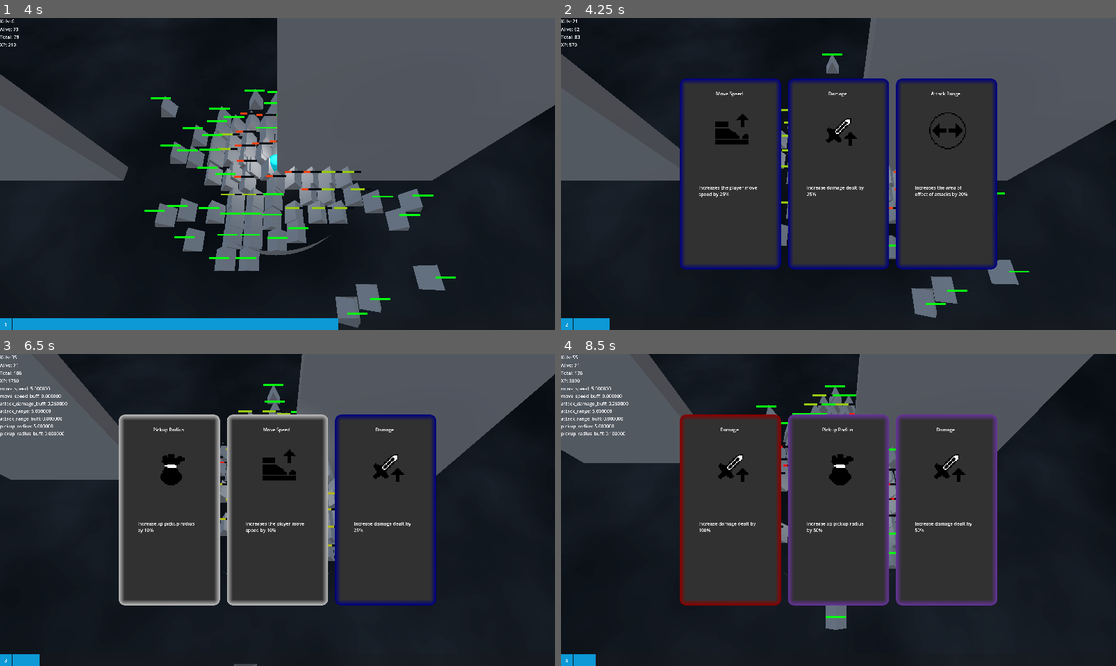
Above: before the commit, frames 1-4 (two rows, left to right).
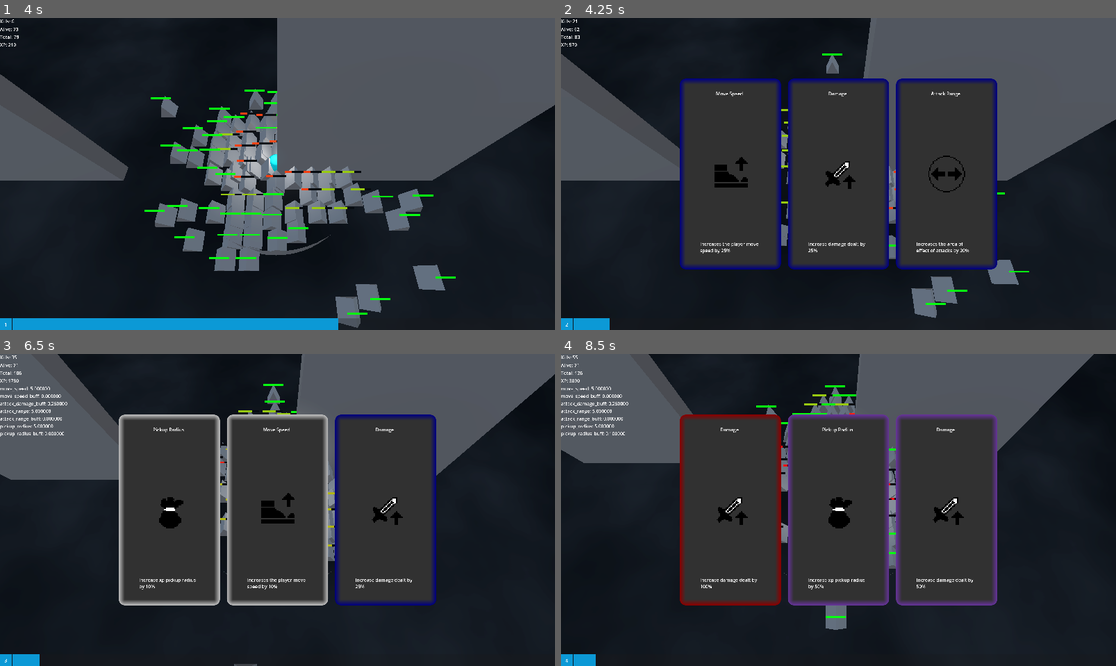
Above: after the commit, the same moments.

Repository: partkyle/GodotProjects
Game: Godot game, scene res://main.tscn
Two runs of this game, one before a commit and one after it. Both use one fixed random seed, a clock stepped at 60 frames per second and the inputs below. The engine's default icon, where the game draws it, is replaced by a stand-in: a white triangle on a blue panel in a dark square.
Inputs (mouse positions are in pixels of both pictures, inside the frame that each line leads up to):
- Up to frame 1 (4 s): tap Enter (ui_accept) at 0.5, 0.77, 3.77 s; move the mouse to (399, 158) at 0.52 s; hold D (move_right) 0.53-1.25 s; hold F 0.53-1.25 s; click (399, 158) at 0.67 s; drag from (166, 189) to (249, 236) at 1.27 s; move the mouse to (333, 105) at 2.02 s; hold D (move_right) 2.03-2.75 s; hold F 2.03-2.75 s; drag from (249, 236) to (111, 127) at 2.77 s; move the mouse to (444, 220) at 3.52 s; hold A (move_left) from 3.53 s (still down); hold F from 3.53 s (still down)
- Up to frame 2 (4.25 s): keep holding A (move_left); keep holding F
- Up to frame 3 (6.5 s): release A (move_left) at 4.25 s; release F at 4.25 s; drag from (111, 463) to (194, 432) at 4.27 s; tap Enter (ui_accept) at 5 s; move the mouse to (305, 510) at 5.02 s; hold S (move_down) 5.03-5.75 s; hold F 5.03-5.75 s; click (305, 510) at 5.17 s; drag from (194, 432) to (166, 525) at 5.77 s
- Up to frame 4 (8.5 s): move the mouse to (960, 494) at 6.52 s; hold W (move_up) 6.53-7.25 s; hold F 6.53-7.25 s; tap Enter (ui_accept) at 6.77, 7.25 s; drag from (727, 525) to (810, 572) at 7.27 s; move the mouse to (894, 441) at 8.02 s; hold S (move_down) from 8.03 s (still down); hold F from 8.03 s (still down)

Frame 1 is identical in both runs. In frame 2, 1.8% of the frame differs, in the area x 24-74%, y 30-76%; in frame 3, 2.0%, in the area x 24-75%, y 30-76%; in frame 4, 1.8%.

Commit message:
ui tweaks for selection

Diff:
--- a/RetroSurvivor/choice.tscn
+++ b/RetroSurvivor/choice.tscn
@@ -1,7 +1,8 @@
-[gd_scene load_steps=3 format=3 uid="uid://j74ogr2tqp7c"]
+[gd_scene load_steps=4 format=3 uid="uid://j74ogr2tqp7c"]
 
 [ext_resource type="Script" path="res://choice.gd" id="1_ip62t"]
 [ext_resource type="StyleBox" uid="uid://thggn2q5idvl" path="res://upgrade_select_panel.tres" id="2_7puwa"]
+[ext_resource type="Texture2D" uid="uid://6jy1584gnol" path="res://icon.svg" id="3_pgvwk"]
 
 [node name="Choice" type="MarginContainer"]
 anchors_preset = 15
@@ -21,6 +22,7 @@
 theme_override_styles/panel = ExtResource("2_7puwa")
 
 [node name="Label" type="Label" parent="Panel"]
+z_index = 1
 layout_mode = 1
 anchors_preset = 5
 anchor_left = 0.5
@@ -41,26 +43,27 @@
 anchor_top = 0.5
 anchor_right = 0.5
 anchor_bottom = 0.5
-offset_left = -60.0
-offset_top = -214.0
-offset_right = 68.0
-offset_bottom = -86.0
+offset_left = -64.0
+offset_top = -64.0
+offset_right = 64.0
+offset_bottom = 64.0
 grow_horizontal = 2
 grow_vertical = 2
+texture = ExtResource("3_pgvwk")
 
 [node name="RichTextLabel" type="RichTextLabel" parent="Panel"]
+z_index = 1
 layout_mode = 1
-anchors_preset = 8
+anchors_preset = 7
 anchor_left = 0.5
-anchor_top = 0.5
+anchor_top = 1.0
 anchor_right = 0.5
-anchor_bottom = 0.5
-offset_left = -110.0
-offset_top = 35.0
-offset_right = 101.0
-offset_bottom = 135.0
+anchor_bottom = 1.0
+offset_left = -105.5
+offset_top = -100.0
+offset_right = 105.5
 grow_horizontal = 2
-grow_vertical = 2
+grow_vertical = 0
 size_flags_horizontal = 4
 mouse_filter = 1
 text = "description in here"
--- a/RetroSurvivor/main.tscn
+++ b/RetroSurvivor/main.tscn
@@ -202,7 +202,7 @@
 choices = Array[Resource("res://resources/powerups/powerup.gd")]([ExtResource("10_cv01b"), ExtResource("11_qsksk"), ExtResource("12_vuq3h"), ExtResource("13_ydjt0")])
 
 [node name="PhantomCamera3D" type="Node3D" parent="."]
-transform = Transform3D(1, 0, 0, 0, 0.447214, 0.894427, 0, -0.894427, 0.447214, 0, 12, 6)
+transform = Transform3D(1, 0, 0, 0, 1, 0, 0, 0, 1, 0, 12, 6)
 script = ExtResource("1_2e6lc")
 priority_override = false
 priority = 0
